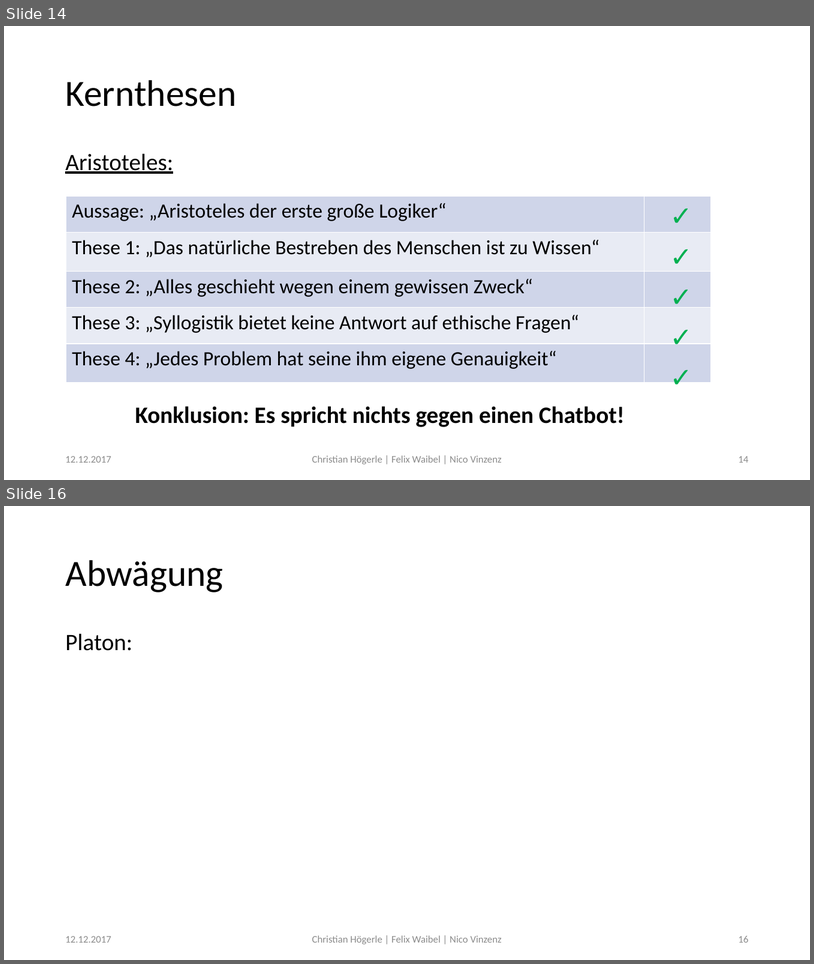
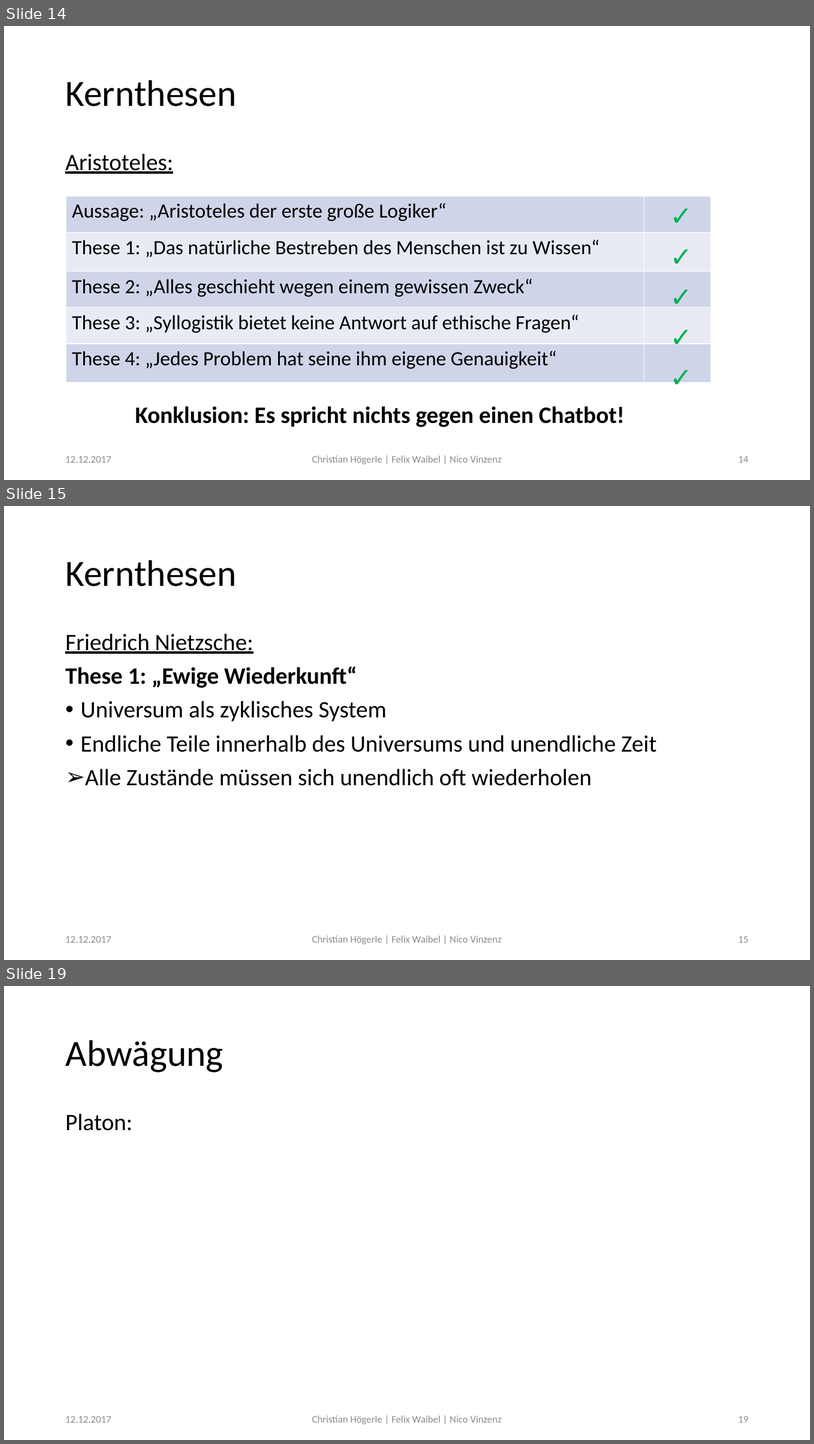
Before and after one commit to Fewa93/Berufsethik, a slide deck: Präsentation/Berufsethik.pptx. Shown one above the other, each under a label of ours: slides 14 and 16 before the commit, slides 14, 15 and 19 after it; the slides between them are not shown. The pictures are 814x964 and 814x1444 pixels, drawn with LibreOffice and Linux fonts; fonts in the diff are those of the drawing. Boxes give left, top, right and bottom in pixels: in the first picture for what was removed or moved away, otherwise in the second. Text is boxed around its words. In the diff, an @@ line names an element or a change of style, - is before the commit and + after.

Commit message:
Präsentation KernthesenNietzsche

```diff
--- a/Präsentation/Berufsethik.pptx
+++ b/Präsentation/Berufsethik.pptx
@@ slide 15 added at (4, 506, 810, 960), background #FFFFFF @@
@@ title added at (65, 560, 236, 586), 44 pt, text #000000 @@
+Kernthesen
@@ text added at (65, 633, 657, 786), 28 pt, text #000000 @@
+Friedrich Nietzsche:
+These 1: „Ewige Wiederkunft“
+• Universum als zyklisches System
+• Endliche Teile innerhalb des Universums und unendliche Zeit
+➢ Alle Zustände müssen sich unendlich oft wiederholen
@@ text added at (65, 936, 111, 942), 12 pt, text #8C8C8C @@
+12.12.2017
@@ text added at (312, 935, 502, 944), 12 pt, text #8C8C8C @@
+Christian Högerle | Felix Waibel | Nico Vinzenz
@@ page number added at (738, 936, 749, 942), 12 pt, text #8C8C8C @@
+15
@@ what was slide 16 is now slide 19 @@
@@ page number at (738, 1416, 749, 1422): text changed @@
-16
+19
```
Also in this commit, not shown: 1 slide changed, 2 other slides added.
